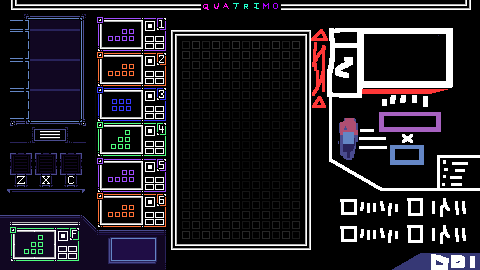
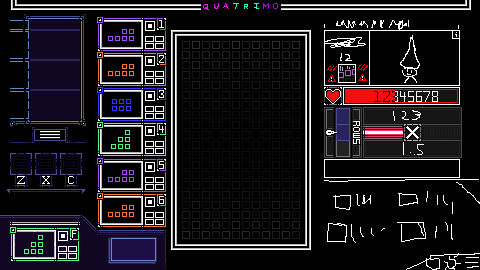
Revision of a layered 480x270 image; what changed, layer by layer:
added layer "Enemy" above "score part" over (x1=324, y1=20, x2=460, y2=105)
added layer "score part" above "Layer" over (x1=324, y1=107, x2=462, y2=158)
painted on "Layer" over (x1=311, y1=28, x2=480, y2=270)
